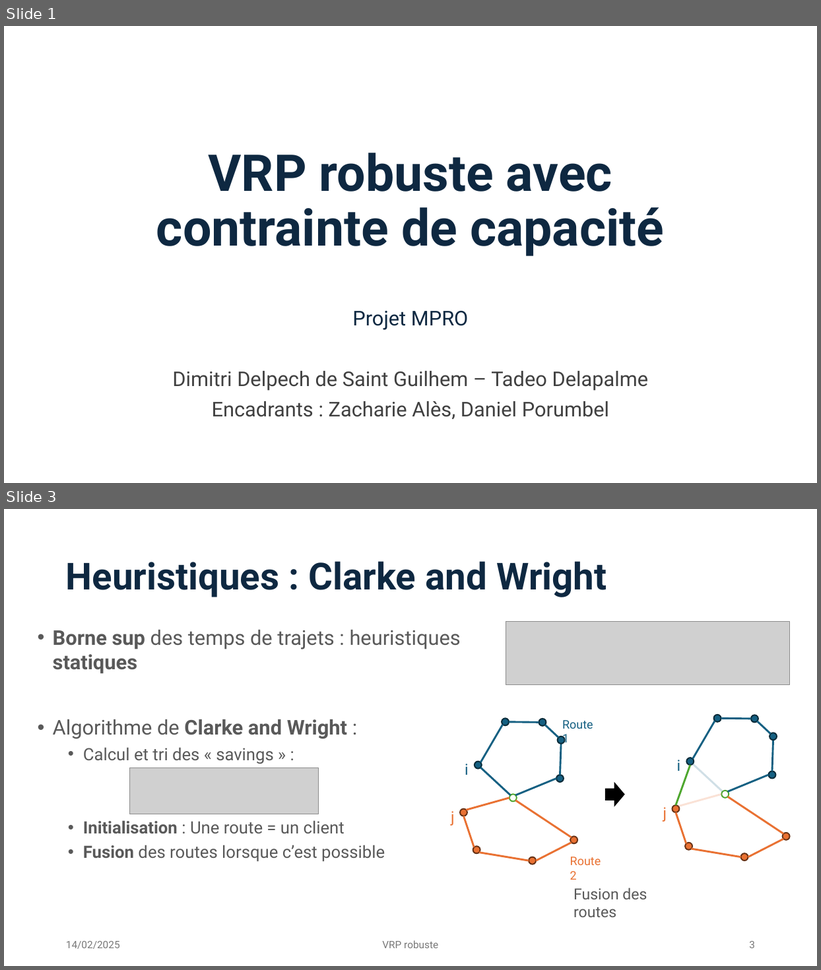
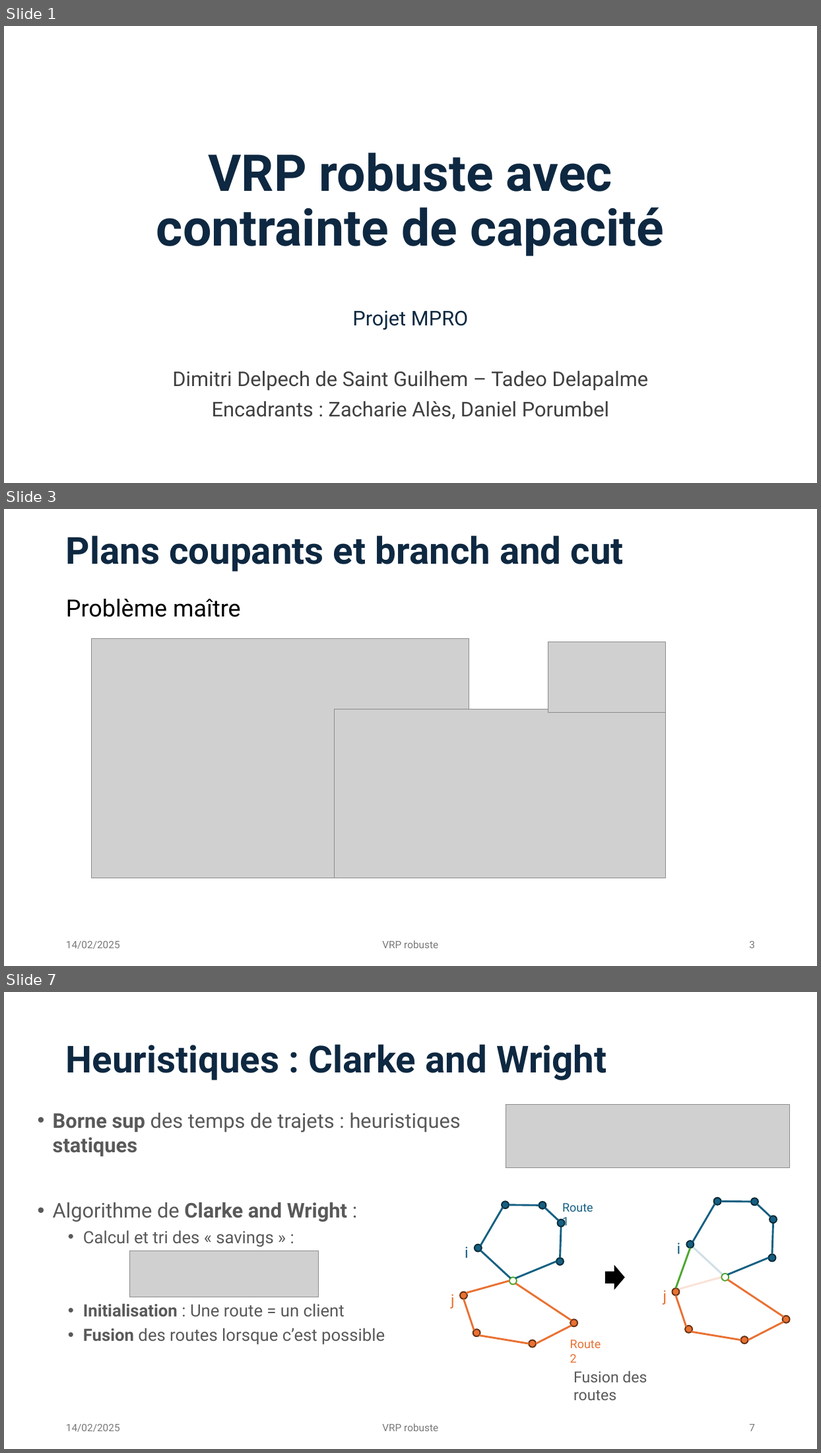
Before and after one commit to Darthkiller2Jr/projet_mpro, a slide deck: Présentation Projet.pptx. Shown one above the other, each under a label of ours: slides 1 and 3 before the commit, slides 1, 3 and 7 after it; the slides between them are not shown. The pictures are 821x970 and 821x1453 pixels, drawn with LibreOffice and Linux fonts; fonts in the diff are those of the drawing; grey boxes stand for pictures. Boxes give left, top, right and bottom in pixels: in the first picture for what was removed or moved away, otherwise in the second. Text is boxed around its words. In the diff, an @@ line names an element or a change of style, - is before the commit and + after.

```diff
--- a/Présentation Projet.pptx
+++ b/Présentation Projet.pptx
@@ slide 3 added at (4, 509, 817, 966), background #FFFFFF @@
@@ title added at (66, 535, 624, 572), 44 pt, text #0E2841, bold @@
+Plans coupants et branch and cut
@@ text added at (66, 599, 241, 617), 28 pt, text #000000 @@
+Problème maître
@@ picture added at (92, 639, 469, 879) @@
@@ picture added at (548, 642, 667, 713) @@
@@ picture added at (335, 710, 667, 879) @@
@@ text added at (66, 941, 120, 949), 12 pt, text #797979 @@
+14/02/2025
@@ text added at (382, 941, 438, 949), 12 pt, text #797979 @@
+VRP robuste
@@ page number added at (749, 941, 755, 949), 12 pt, text #797979 @@
+3
@@ what was slide 3 is now slide 7 @@
@@ page number at (749, 1424, 755, 1432): text changed @@
-3
+7
```
Also in this commit, not shown: 4 slides changed, 1 other slide added.
